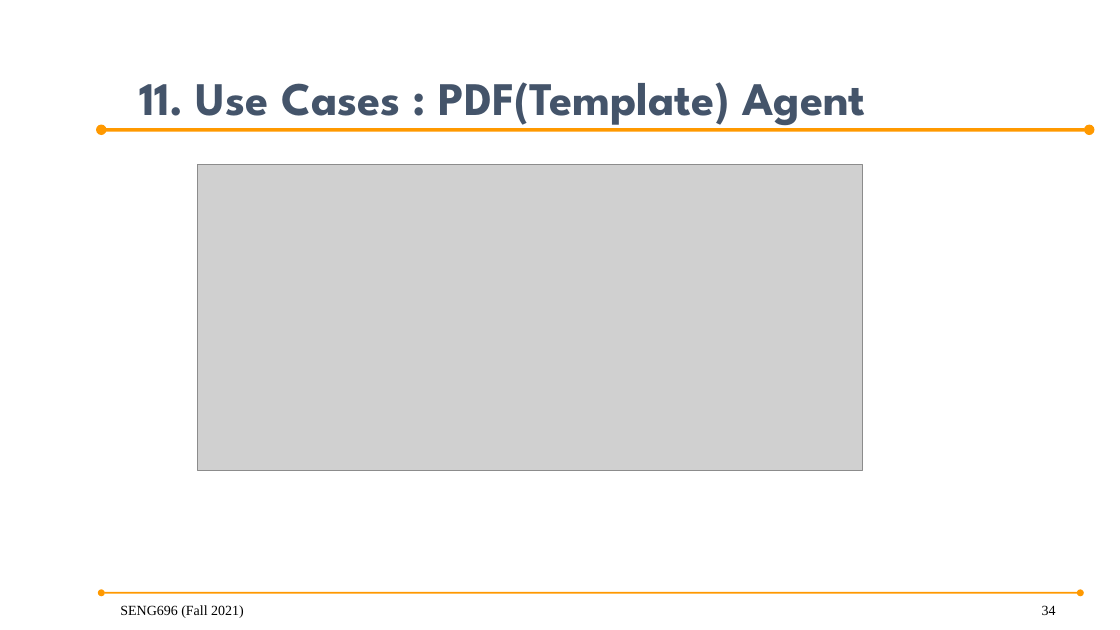
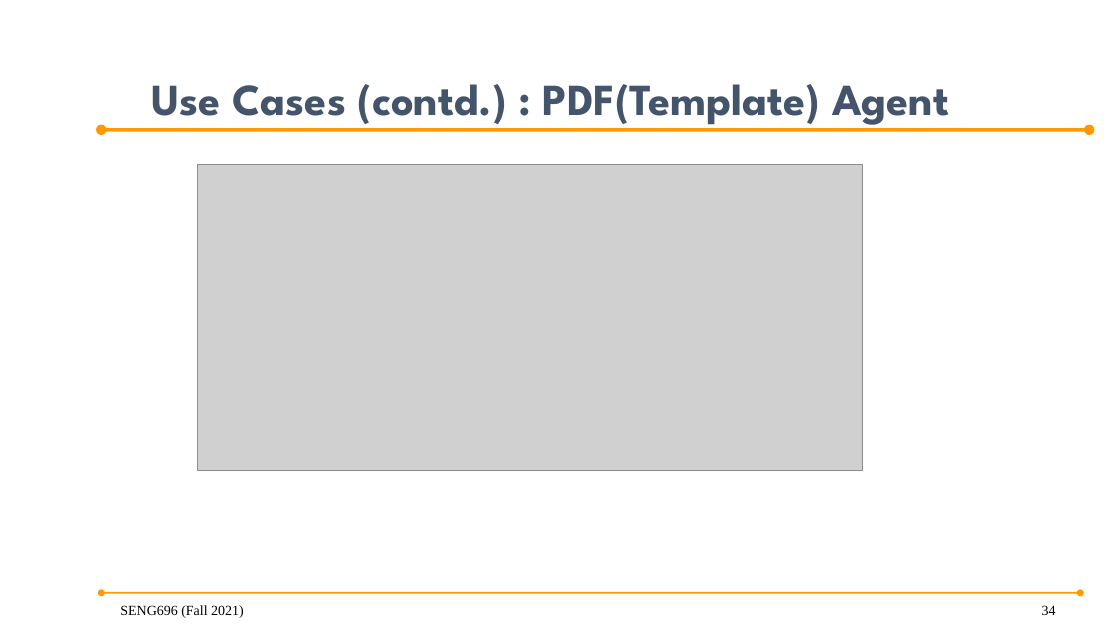
Before and after one commit to anish30145784/SENG696_GroupD, a slide deck: slide 34 of GroupD_ProjectPresentation .pptx. Drawn at 1120x630 pixels with LibreOffice and Linux fonts; fonts in the diff are those of the drawing; grey boxes stand for pictures; background and template pictures are left out. Boxes give left, top, right and bottom in pixels: in the first picture for what was removed or moved away, otherwise in the second. Text is boxed around its words. In the diff, an @@ line names an element or a change of style, - is before the commit and + after.

Commit message:
made some layout changes and added description for the inter agent communication

```diff
--- a/GroupD_ProjectPresentation .pptx
+++ b/GroupD_ProjectPresentation .pptx
@@ title at (151,84,949,125): text changed; size 40 to 38 pt @@
-11. Use Cases : PDF(Template) Agent
+Use Cases (contd.) : PDF(Template) Agent
```
Also in this commit, not shown: 9 other slides changed, 3 slides added, 7 other files.
